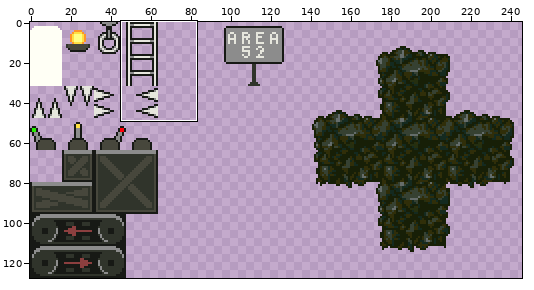
A sprite sheet gets an edit: assets/levels/prototype-interactive-elements.png. Above, an overview of the earlier version with the close-up marked.
Close-up. As it was:
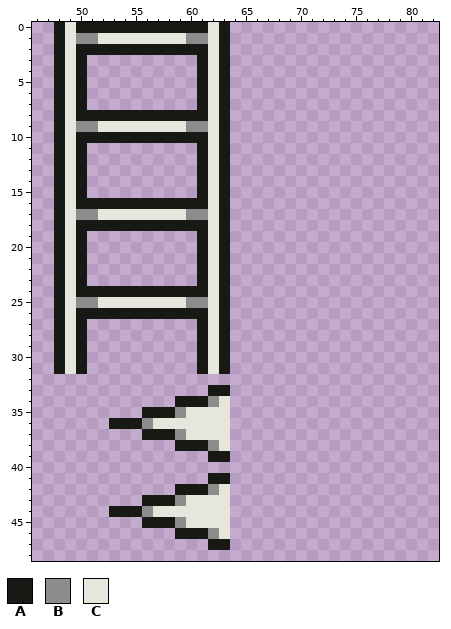
The file is 256x128 pixels. Shown: x 46..82, y 0..48. The wide view leaves out empty margins.
Palette (. is transparent): A #171915  B #8c8c8c  C #e6e6dd
Pixels before, first column x 48:
 0 ACAAAAAAAAAAAACA
 1 ACBBCCCCCCCCBBCA
 2 ACAAAAAAAAAAAACA
 3 ACA..........ACA
 4 ACA..........ACA
 5 ACA..........ACA
 6 ACA..........ACA
 7 ACA..........ACA
 8 ACAAAAAAAAAAAACA
 9 ACBBCCCCCCCCBBCA
10 ACAAAAAAAAAAAACA
11 ACA..........ACA
12 ACA..........ACA
13 ACA..........ACA
14 ACA..........ACA
15 ACA..........ACA
16 ACAAAAAAAAAAAACA
17 ACBBCCCCCCCCBBCA
18 ACAAAAAAAAAAAACA
19 ACA..........ACA
20 ACA..........ACA
21 ACA..........ACA
22 ACA..........ACA
23 ACA..........ACA
24 ACAAAAAAAAAAAACA
25 ACBBCCCCCCCCBBCA
26 ACAAAAAAAAAAAACA
27 ACA..........ACA
28 ACA..........ACA
29 ACA..........ACA
30 ACA..........ACA
31 ACA..........ACA
32 ................
33 ..............AA
34 ...........AAABC
35 ........AAABCCCC
36 .....AAABCCCCCCC
37 ........AAABCCCC
38 ...........AAABC
39 ..............AA
40 ................
41 ..............AA
42 ...........AAABC
43 ........AAABCCCC
44 .....AAABCCCCCCC
45 ........AAABCCCC
46 ...........AAABC
47 ..............AA
New version:
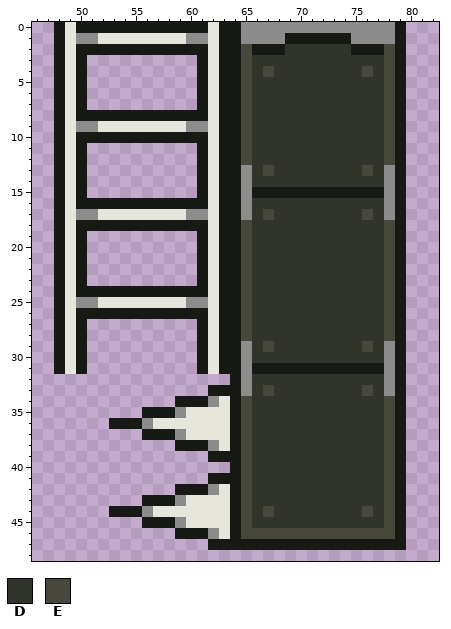
Colours new in this view: D #30342b  E #47473c
From old to new:
{"y":0,"x":64,"old":"................","new":"ABBBBBBBBBBBBBBA"}
{"y":1,"x":64,"old":"................","new":"ABBBBAAAAAABBBBA"}
{"y":2,"x":64,"old":"................","new":"AEAAADDDDDDAAAEA"}
{"y":3,"x":64,"old":"................","new":"AEDDDDDDDDDDDDEA"}
{"y":4,"x":64,"old":"................","new":"AEDEDDDDDDDDEDEA"}
{"y":5,"x":64,"old":"................","new":"AEDDDDDDDDDDDDEA"}
{"y":6,"x":64,"old":"................","new":"AEDDDDDDDDDDDDEA"}
{"y":7,"x":64,"old":"................","new":"AEDDDDDDDDDDDDEA"}
{"y":8,"x":64,"old":"................","new":"AEDDDDDDDDDDDDEA"}
{"y":9,"x":64,"old":"................","new":"AEDDDDDDDDDDDDEA"}
{"y":10,"x":64,"old":"................","new":"AEDDDDDDDDDDDDEA"}
{"y":11,"x":64,"old":"................","new":"AEDDDDDDDDDDDDEA"}
{"y":12,"x":64,"old":"................","new":"AEDDDDDDDDDDDDEA"}
{"y":13,"x":64,"old":"................","new":"ABDEDDDDDDDDEDBA"}
{"y":14,"x":64,"old":"................","new":"ABDDDDDDDDDDDDBA"}
{"y":15,"x":64,"old":"................","new":"ABAAAAAAAAAAAABA"}
{"y":16,"x":64,"old":"................","new":"ABDDDDDDDDDDDDBA"}
{"y":17,"x":64,"old":"................","new":"ABDEDDDDDDDDEDBA"}
{"y":18,"x":64,"old":"................","new":"AEDDDDDDDDDDDDEA"}
{"y":19,"x":64,"old":"................","new":"AEDDDDDDDDDDDDEA"}
{"y":20,"x":64,"old":"................","new":"AEDDDDDDDDDDDDEA"}
{"y":21,"x":64,"old":"................","new":"AEDDDDDDDDDDDDEA"}
{"y":22,"x":64,"old":"................","new":"AEDDDDDDDDDDDDEA"}
{"y":23,"x":64,"old":"................","new":"AEDDDDDDDDDDDDEA"}
{"y":24,"x":64,"old":"................","new":"AEDDDDDDDDDDDDEA"}
{"y":25,"x":64,"old":"................","new":"AEDDDDDDDDDDDDEA"}
{"y":26,"x":64,"old":"................","new":"AEDDDDDDDDDDDDEA"}
{"y":27,"x":64,"old":"................","new":"AEDDDDDDDDDDDDEA"}
{"y":28,"x":64,"old":"................","new":"AEDDDDDDDDDDDDEA"}
{"y":29,"x":64,"old":"................","new":"ABDEDDDDDDDDEDBA"}
{"y":30,"x":64,"old":"................","new":"ABDDDDDDDDDDDDBA"}
{"y":31,"x":64,"old":"................","new":"ABAAAAAAAAAAAABA"}
{"y":32,"x":64,"old":"................","new":"ABDDDDDDDDDDDDBA"}
{"y":33,"x":64,"old":"................","new":"ABDEDDDDDDDDEDBA"}
{"y":34,"x":64,"old":"................","new":"AEDDDDDDDDDDDDEA"}
{"y":35,"x":64,"old":"................","new":"AEDDDDDDDDDDDDEA"}
{"y":36,"x":64,"old":"................","new":"AEDDDDDDDDDDDDEA"}
{"y":37,"x":64,"old":"................","new":"AEDDDDDDDDDDDDEA"}
{"y":38,"x":64,"old":"................","new":"AEDDDDDDDDDDDDEA"}
{"y":39,"x":64,"old":"................","new":"AEDDDDDDDDDDDDEA"}
{"y":40,"x":64,"old":"................","new":"AEDDDDDDDDDDDDEA"}
{"y":41,"x":64,"old":"................","new":"AEDDDDDDDDDDDDEA"}
{"y":42,"x":64,"old":"................","new":"AEDDDDDDDDDDDDEA"}
{"y":43,"x":64,"old":"................","new":"AEDDDDDDDDDDDDEA"}
{"y":44,"x":64,"old":"................","new":"AEDEDDDDDDDDEDEA"}
{"y":45,"x":64,"old":"................","new":"AEDDDDDDDDDDDDEA"}
{"y":46,"x":64,"old":"................","new":"AEEEEEEEEEEEEEEA"}
{"y":47,"x":64,"old":"................","new":"AAAAAAAAAAAAAAAA"}
{"label":"added","picture_box":[230,22,406,550]}
